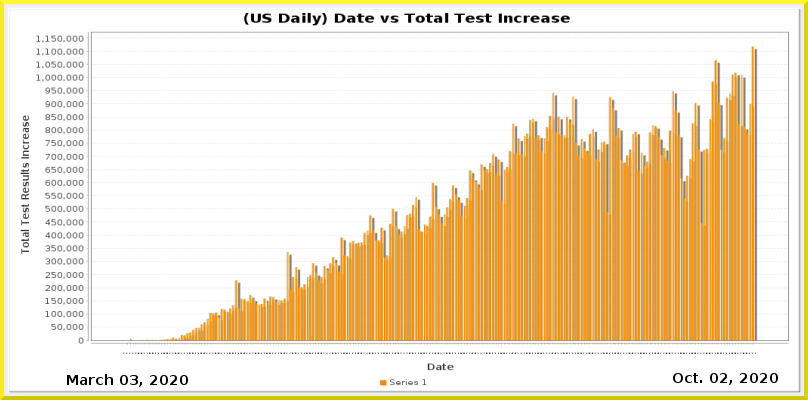
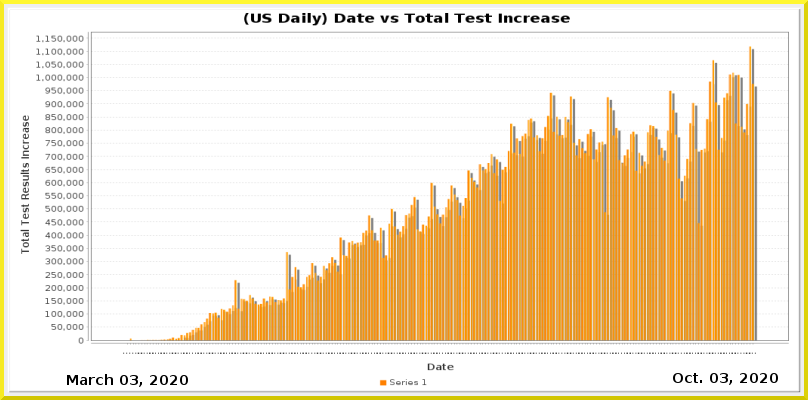
Revision of a layered 808×400 image; what changed, layer by layer:
painted on "Current Date" over (720, 373, 728, 383)
painted on "Date_vs_TestIncrease.png" over (130, 46, 758, 354)
